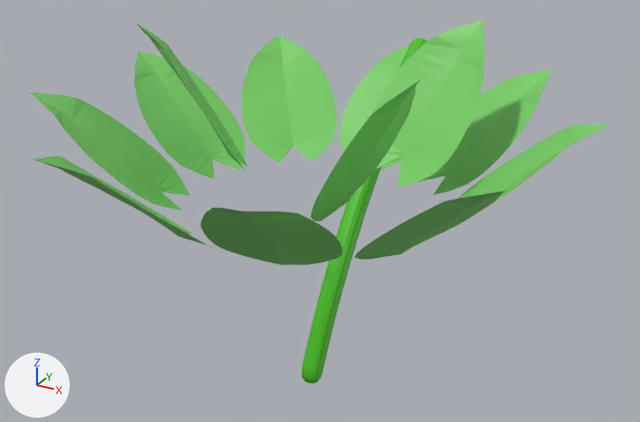
An edit to the Blender file tropical-tanks/Objects/GroundScatter/BushyPlant.blend, drawn before and after from the same camera.
Before and after are seen from a camera (50 mm lens) standing at (3.01, -5.38, 4.25) and looking at (-0.01, 0.11, 1.5). The lights are fixed; the arrows at lower left show +X, +Y and +Z.

The older version as bpy lines, for what is in view:
```python
me_plane_005 = bpy.data.meshes.new('Plane.005')
me_plane_005.from_pydata(...)  # 192 vertices, 0 faces, 180 loose edges; spans x -5.21..5.28, y -5.07..5.38, z -0.29..7.44
me_plane_005.materials.append(mat_material_004)  # green #48c017
me_plane_047 = bpy.data.meshes.new('Plane.047')
me_plane_047.from_pydata(...)  # 444 vertices, 288 faces; spans x -6.3..4.08, y -3.32..6.76, z 2.72..8.02
me_plane_047.materials.append(mat_material_001)  # green #7ad167
ob_plane = bpy.data.objects.new('Plane', me_plane_005)
ob_plane.location = (-0.02, 0.006, 0.039)
ob_plane.scale = (0.384, 0.384, 0.384)
_m = ob_plane.modifiers.new('Skin', 'SKIN')
_m.use_x_symmetry = False
_m = ob_plane.modifiers.new('Subdivision', 'SUBSURF')
ob_plane_037 = bpy.data.objects.new('Plane.037', me_plane_047)
ob_plane_037.location = (-0.036, 0.001, 0.107)
ob_plane_037.rotation_euler = (0.303, 0.178, 4.526)  # degrees (17, 10, 259)
ob_plane_037.scale = (0.384, 0.384, 0.384)
```
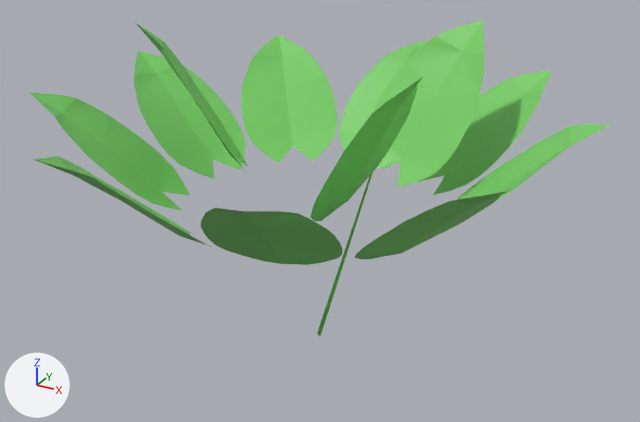
What differs and where, as boxes [x1, y1, x2, y2] in the pictures (640 x 422 px):
'Plane.037', modifiers changed
    both: [30, 19, 610, 265]
'Plane', modifiers changed
    before: [301, 38, 427, 383]
    after: [317, 174, 372, 336]

Patch to the scene script:
```diff
--- a/tropical-tanks/Objects/GroundScatter/BushyPlant.blend.py
+++ b/tropical-tanks/Objects/GroundScatter/BushyPlant.blend.py
@@ ob_plane_037 @@
 ob_plane_037.scale = (0.384, 0.384, 0.384)
+_m = ob_plane_037.modifiers.new('Decimate', 'DECIMATE')
+_m.ratio = 0.55
@@ ob_plane @@
 _m = ob_plane.modifiers.new('Subdivision', 'SUBSURF')
+_m = ob_plane.modifiers.new('Decimate', 'DECIMATE')
+_m.ratio = 0.015
+_m.angle_limit = 0.274
```
